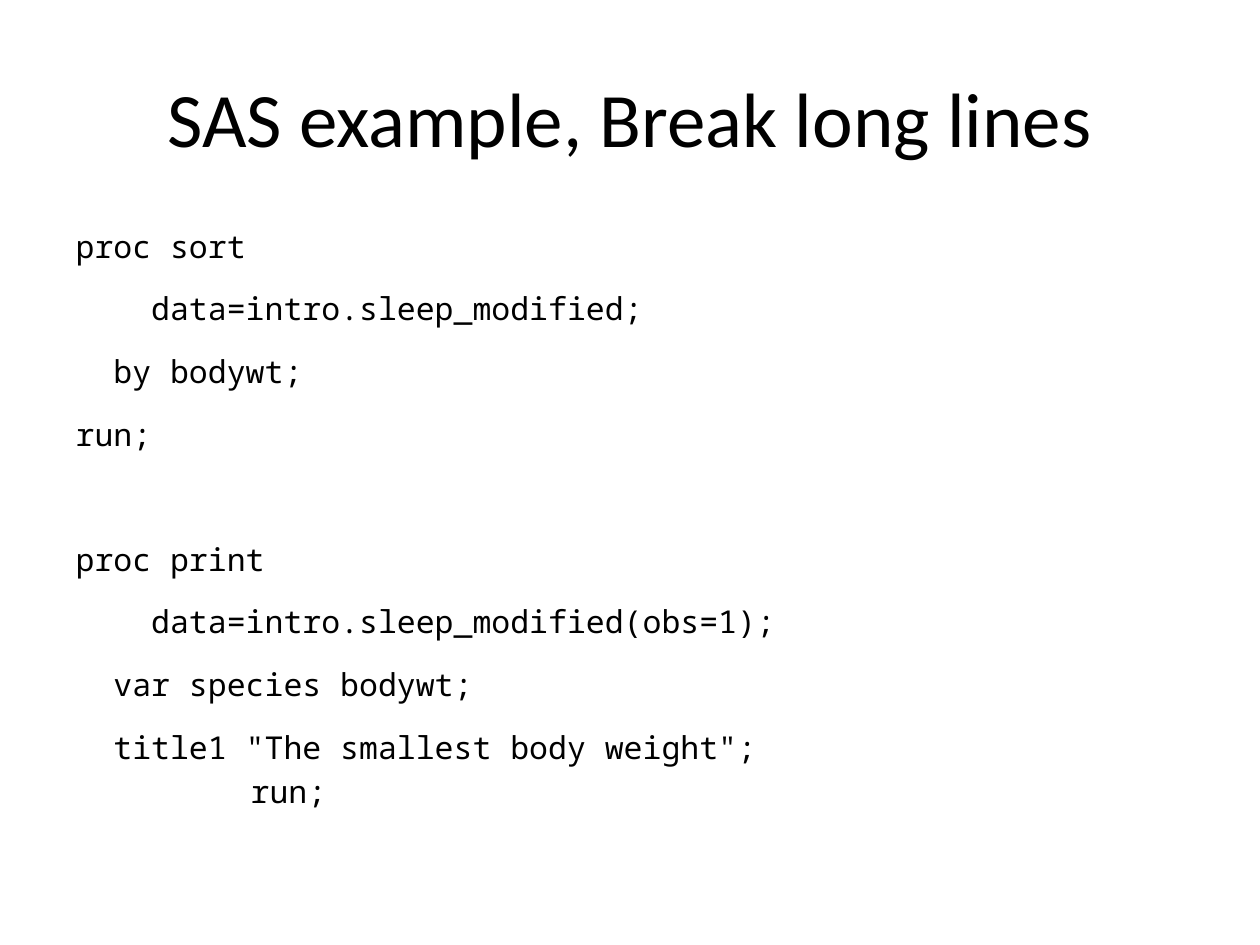
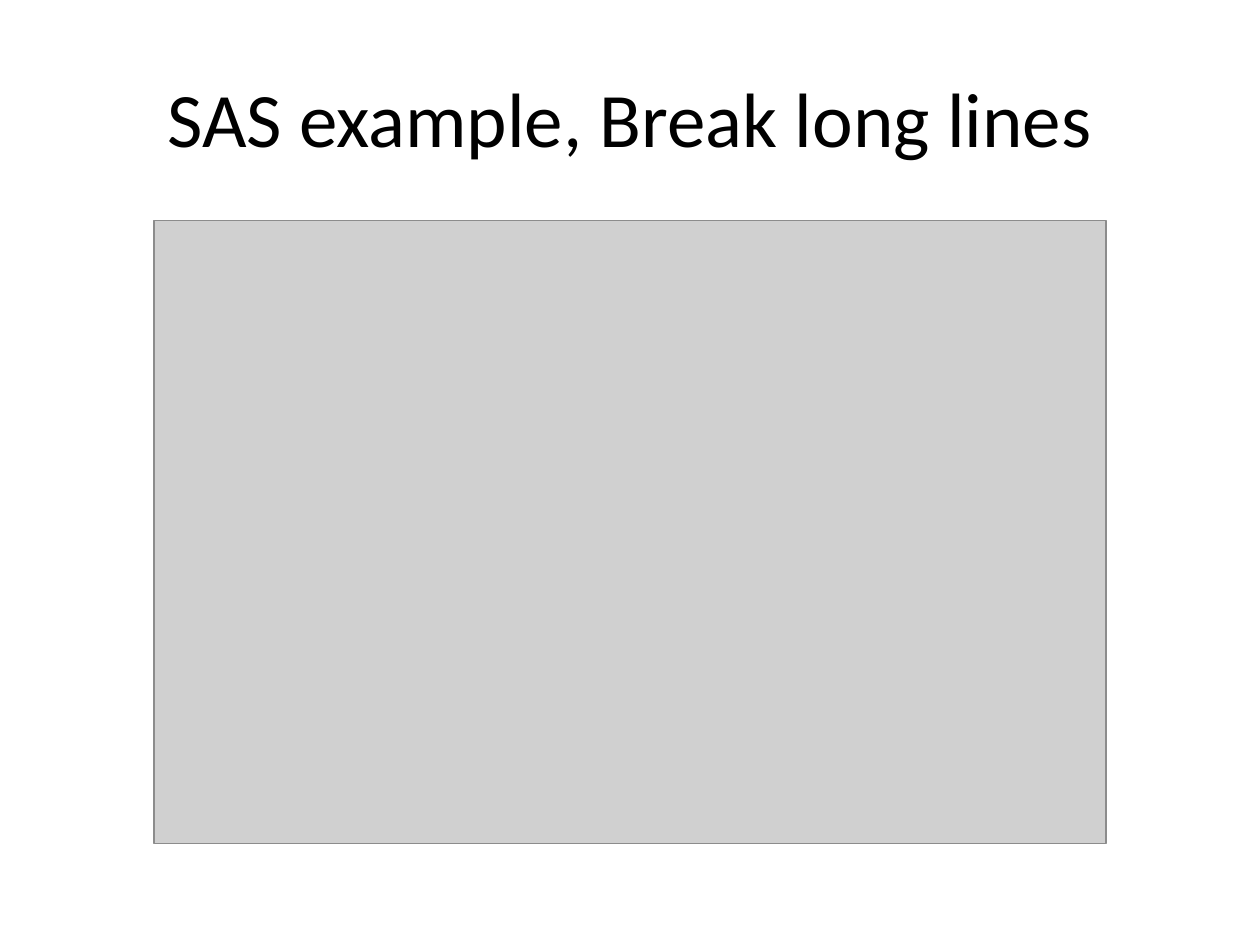
Before and after one commit to pmean/classes, a slide deck: slide 14 of software-engineering/results/programming-expectations.pptx. Drawn at 1260x945 pixels with LibreOffice and Linux fonts; fonts in the diff are those of the drawing; grey boxes stand for pictures. Boxes give left, top, right and bottom in pixels: in the first picture for what was removed or moved away, otherwise in the second. Text is boxed around its words. In the diff, an @@ line names an element or a change of style, - is before the commit and + after.

```diff
--- a/software-engineering/results/programming-expectations.pptx
+++ b/software-engineering/results/programming-expectations.pptx
@@ text removed at [76, 236, 775, 808] @@
-proc sort
-data=intro.sleep_modified;
-by bodywt;
-run;
-proc print
-data=intro.sleep_modified(obs=1);
-var species bodywt;
-title1 "The smallest body weight";
-run;
@@ picture added at [154, 220, 1106, 843] @@
```
Also in this commit, not shown: 13 other slides changed, 2 slides added, 1 slide removed, 25 other files.
